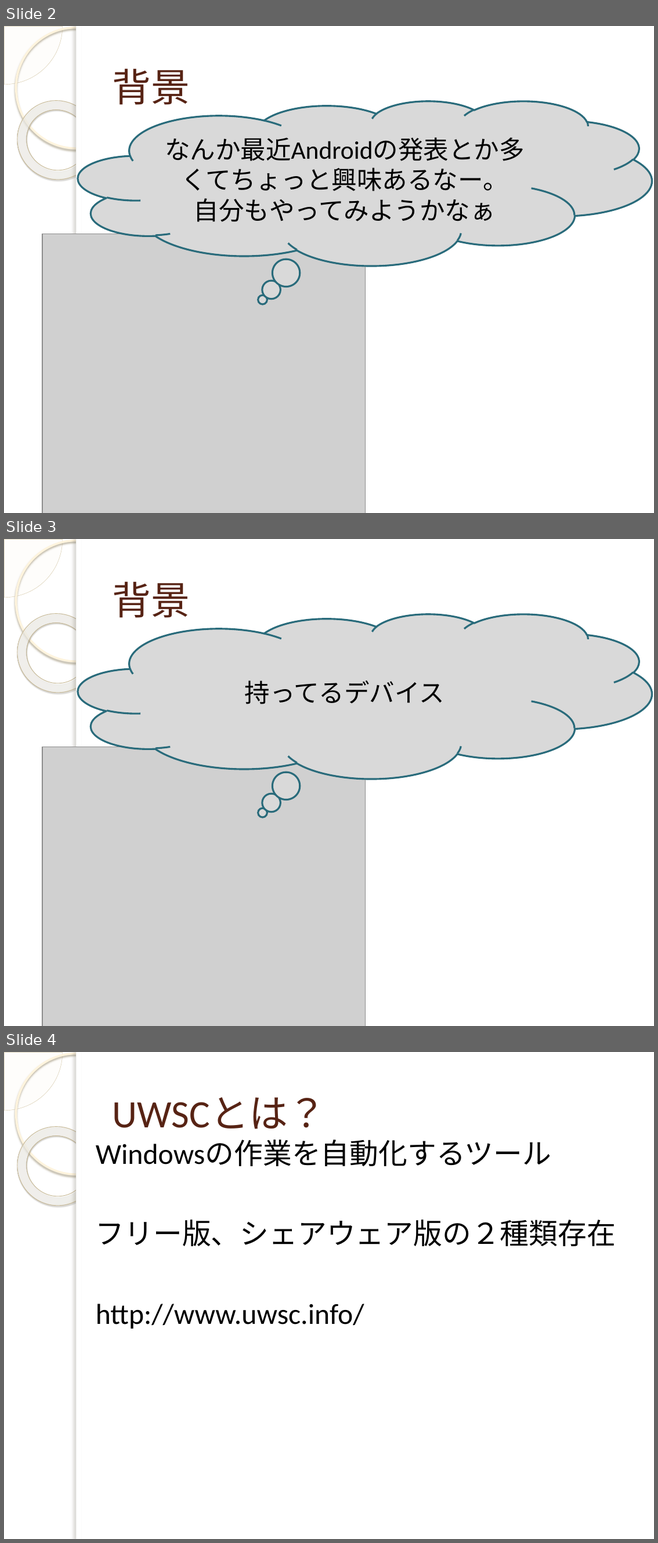
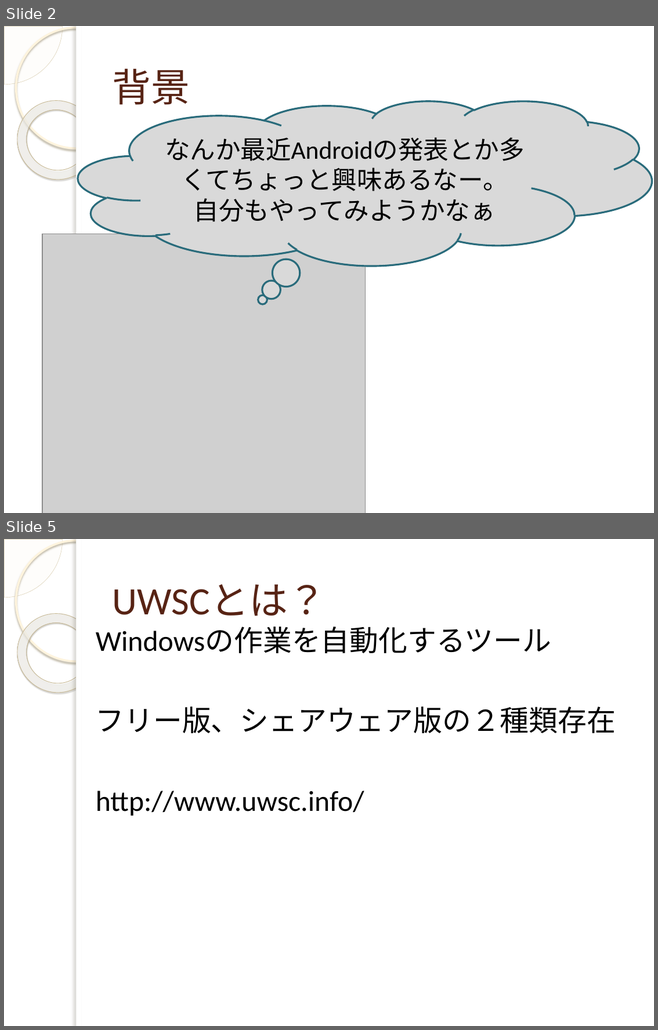
Before and after one commit to yuridonus/FEstudy, a slide deck: monaca.pptx. Shown one above the other, each under a label of ours: slides 2, 3 and 4 before the commit, slides 2 and 5 after it; the slides between them are not shown. The pictures are 658x1543 and 658x1030 pixels, drawn with LibreOffice and Linux fonts; fonts in the diff are those of the drawing; grey boxes stand for pictures; background and template pictures are left out. Boxes give left, top, right and bottom in pixels: in the first picture for what was removed or moved away, otherwise in the second. Text is boxed around its words. In the diff, an @@ line names an element or a change of style, - is before the commit and + after.

```diff
--- a/monaca.pptx
+++ b/monaca.pptx
@@ slide 3 removed at [4, 539, 654, 1026], background picture (left out); not listed: 5 template elements that a slide beside it also shows @@
@@ title removed at [112, 581, 190, 618] @@
-背景
@@ thought cloud removed at [78, 614, 651, 779] @@
-持ってるデバイス
@@ picture removed at [42, 747, 365, 1026] @@
@@ what was slide 4 is now slide 5 @@
```
Also in this commit, not shown: 3 slides added.
